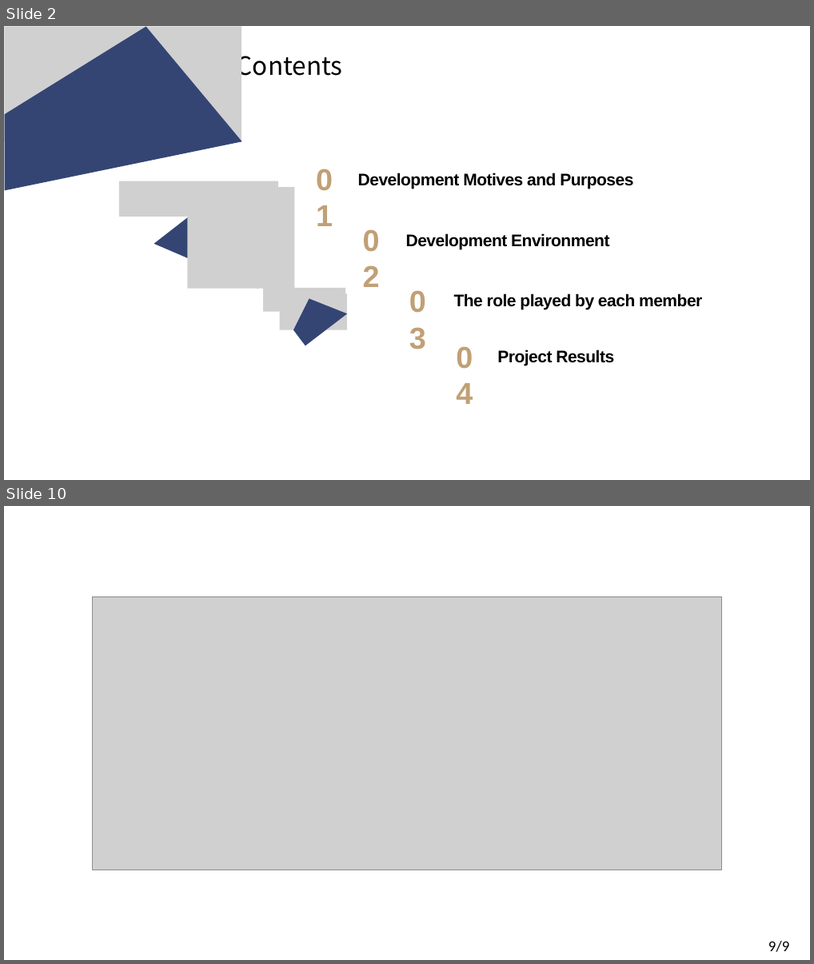
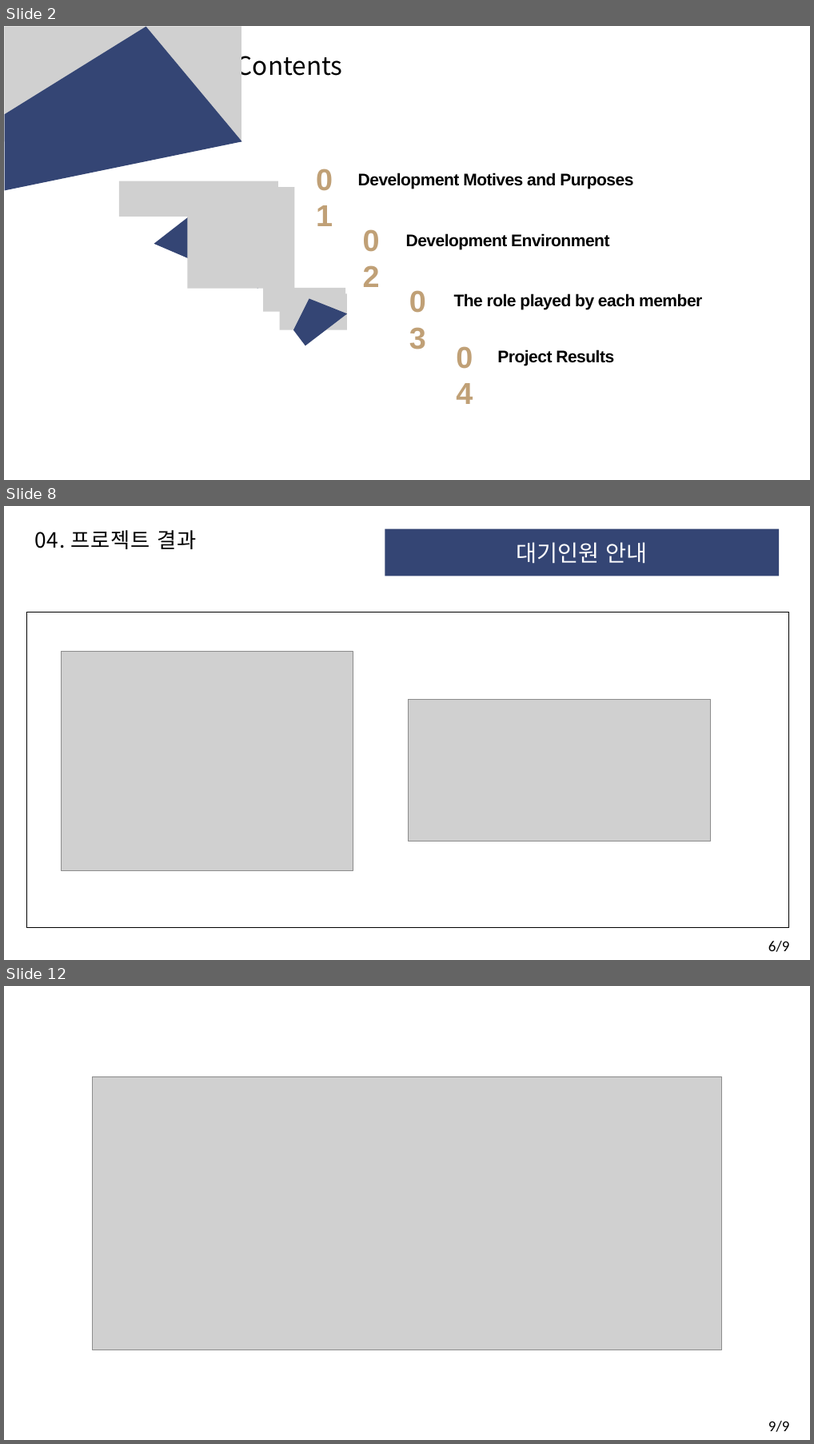
Before and after one commit to pgw3435/B, a slide deck: 오픈소스B.pptx. Shown one above the other, each under a label of ours: slides 2 and 10 before the commit, slides 2, 8 and 12 after it; the slides between them are not shown. The pictures are 814x964 and 814x1444 pixels, drawn with LibreOffice and Linux fonts; fonts in the diff are those of the drawing; grey boxes stand for pictures. Boxes give left, top, right and bottom in pixels: in the first picture for what was removed or moved away, otherwise in the second. Text is boxed around its words. In the diff, an @@ line names an element or a change of style, - is before the commit and + after.

```diff
--- a/오픈소스B.pptx
+++ b/오픈소스B.pptx
@@ slide 8 added at (x1=4, y1=506, x2=810, y2=960), background #FFFFFF @@
@@ rectangle added at (x1=385, y1=529, x2=779, y2=576), fill #344574, 27 pt, text #FFFFFF @@
+대기인원 안내
@@ text added at (x1=34, y1=530, x2=196, y2=549), 25 pt, text #000000 @@
+04. 프로젝트 결과
@@ rectangle added at (x1=27, y1=612, x2=790, y2=928), outline #000000 1 pt @@
@@ picture added at (x1=62, y1=651, x2=354, y2=870) @@
@@ picture added at (x1=408, y1=699, x2=711, y2=840) @@
@@ text added at (x1=769, y1=940, x2=790, y2=952), 18 pt, text #000000 @@
+6/9
@@ what was slide 10 is now slide 12 @@
```
Also in this commit, not shown: 6 slides changed, 3 other slides added, 2 slides removed.
